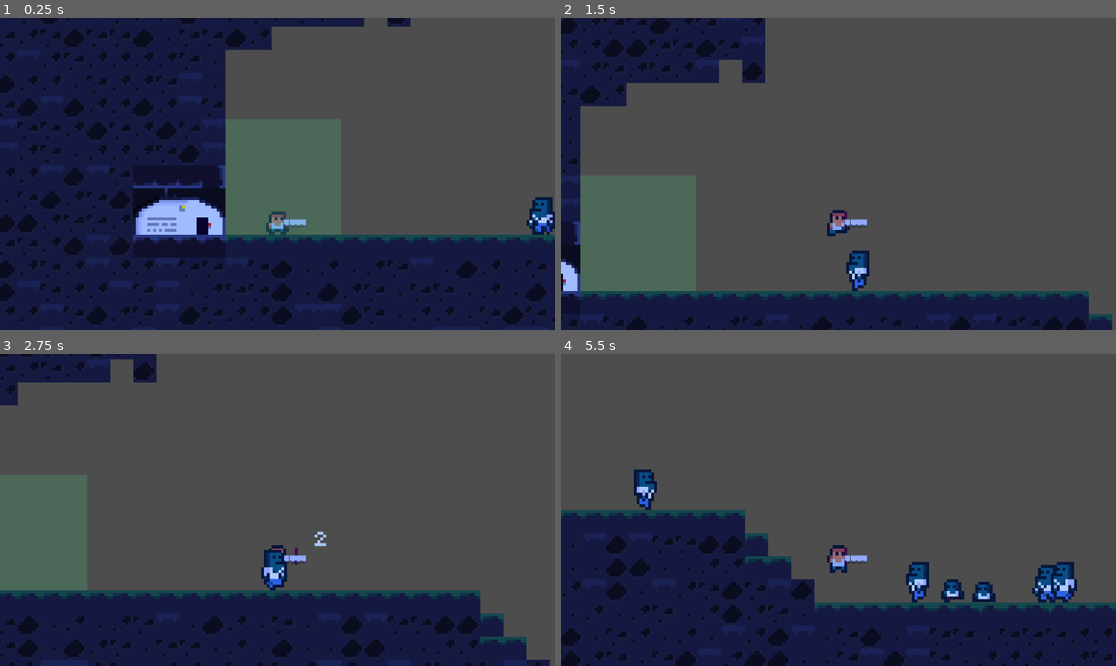
Above: before the commit, frames 1-4 (two rows, left to right).
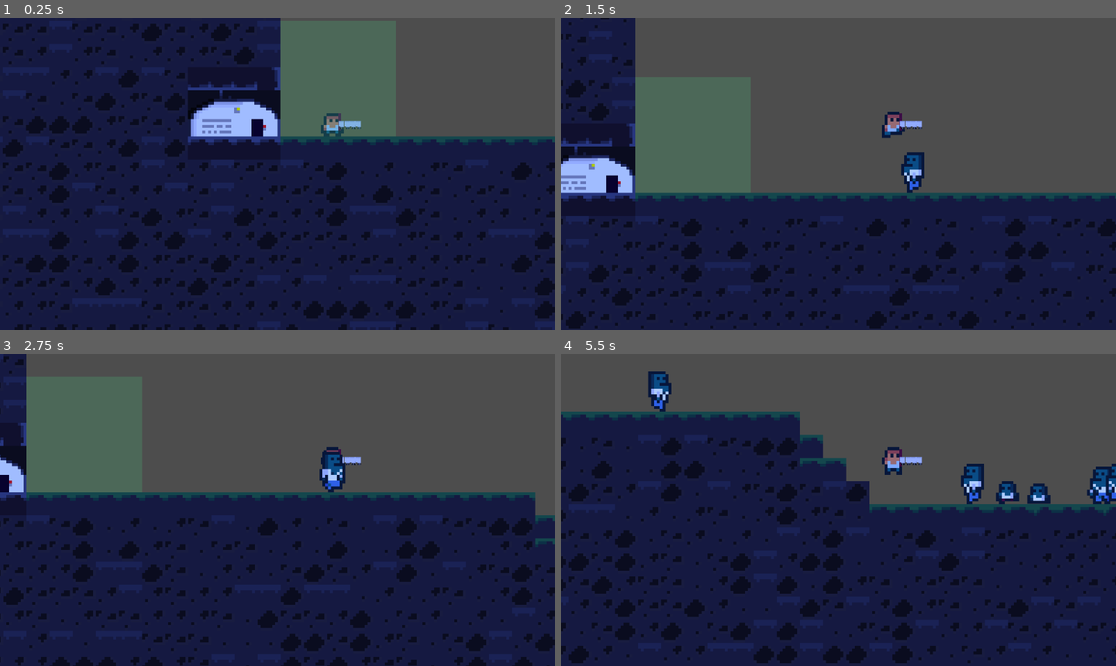
Above: after the commit, the same moments.

Repository: OllieBlomfield/zombie_game
Game: Godot game, scene res://scenes/levels/level_1.tscn
The game is run twice, just before and just after one commit, with the same random seed, the same clock (stepped at 60 frames per second) and the same inputs. The engine's default icon, where the game draws it, is replaced by a stand-in: a white triangle on a blue panel in a dark square.
Inputs:
- Up to frame 1 (0.25 s): no input
- Up to frame 2 (1.5 s): hold M (attack) 0.53-1.28 s; hold D (right) from 0.53 s (still down); tap Space (jump) at 0.77, 0.8, 1.07, 1.35 s
- Up to frame 3 (2.75 s): tap Space (jump) at 1.52, 1.82, 2.3 s; tap M (attack) at 1.55 s; release D (right) at 2.03 s; hold A (left) from 2.03 s (still down); hold M (attack) from 2.03 s (still down)
- Up to frame 4 (5.5 s): release A (left) at 2.78 s; release M (attack) at 2.78 s; hold D (right) 2.78-4.28 s; tap M (attack) at 2.85, 4.35 s; tap Space (jump) at 3.02, 3.32, 4.52, 4.82, 5.3 s; hold Space (jump) 3.53-4.28 s; hold A (left) 4.28-5.03 s; hold D (right) from 5.03 s (still down); hold M (attack) from 5.03 s (still down)

The runs differ from the first frame. In frame 1, 46% of the frame differs, in the area x 0-100%, y 0-100%; in frame 2, 51%; in frame 3, 49%; in frame 4, 44%.

Commit message:
Joystick Shooting

Diff:
--- a/project.godot
+++ b/project.godot
@@ -33,39 +33,47 @@
 "deadzone": 0.2,
 "events": [Object(InputEventKey,"resource_local_to_scene":false,"resource_name":"","device":-1,"window_id":0,"alt_press …(191 unchanged characters)…
 , Object(InputEventKey,"resource_local_to_scene":false,"resource_name":"","device":-1,"window_id":0,"alt_pressed":false …(186 unchanged characters)…
+, Object(InputEventJoypadMotion,"resource_local_to_scene":false,"resource_name":"","device":-1,"axis":0,"axis_value":-1.0,"script":null)
 ]
 }
 right={
 "deadzone": 0.2,
 "events": [Object(InputEventKey,"resource_local_to_scene":false,"resource_name":"","device":-1,"window_id":0,"alt_press …(192 unchanged characters)…
 , Object(InputEventKey,"resource_local_to_scene":false,"resource_name":"","device":-1,"window_id":0,"alt_pressed":false …(186 unchanged characters)…
+, Object(InputEventJoypadMotion,"resource_local_to_scene":false,"resource_name":"","device":-1,"axis":0,"axis_value":1.0,"script":null)
 ]
 }
 down={
 "deadzone": 0.2,
 "events": [Object(InputEventKey,"resource_local_to_scene":false,"resource_name":"","device":-1,"window_id":0,"alt_press …(192 unchanged characters)…
 , Object(InputEventKey,"resource_local_to_scene":false,"resource_name":"","device":-1,"window_id":0,"alt_pressed":false …(186 unchanged characters)…
+, Object(InputEventJoypadMotion,"resource_local_to_scene":false,"resource_name":"","device":-1,"axis":1,"axis_value":1.0,"script":null)
 ]
 }
 jump={
 "deadzone": 0.2,
 "events": [Object(InputEventKey,"resource_local_to_scene":false,"resource_name":"","device":-1,"window_id":0,"alt_press …(191 unchanged characters)…
+, Object(InputEventJoypadButton,"resource_local_to_scene":false,"resource_name":"","device":-1,"button_index":0,"pressure":0.0,"pressed":true,"script":null)
 ]
 }
 up={
 "deadzone": 0.2,
 "events": [Object(InputEventKey,"resource_local_to_scene":false,"resource_name":"","device":-1,"window_id":0,"alt_press …(192 unchanged characters)…
 , Object(InputEventKey,"resource_local_to_scene":false,"resource_name":"","device":-1,"window_id":0,"alt_pressed":false …(186 unchanged characters)…
+, Object(InputEventJoypadMotion,"resource_local_to_scene":false,"resource_name":"","device":-1,"axis":1,"axis_value":-1.0,"script":null)
 ]
 }
 attack={
 "deadzone": 0.2,
 "events": [Object(InputEventKey,"resource_local_to_scene":false,"resource_name":"","device":-1,"window_id":0,"alt_press …(192 unchanged characters)…
+, Object(InputEventJoypadButton,"resource_local_to_scene":false,"resource_name":"","device":-1,"button_index":2,"pressure":0.0,"pressed":true,"script":null)
+, Object(InputEventJoypadMotion,"resource_local_to_scene":false,"resource_name":"","device":-1,"axis":5,"axis_value":1.0,"script":null)
 ]
 }
 debug={
 "deadzone": 0.2,
 "events": [Object(InputEventKey,"resource_local_to_scene":false,"resource_name":"","device":-1,"window_id":0,"alt_press …(192 unchanged characters)…
+, Object(InputEventJoypadButton,"resource_local_to_scene":false,"resource_name":"","device":-1,"button_index":9,"pressure":0.0,"pressed":true,"script":null)
 ]
 }
 
--- a/scenes/levels/level_1.tscn
+++ b/scenes/levels/level_1.tscn
@@ -12521,6 +12521,7 @@
 physics_layer_0/collision_layer = 4
 physics_layer_0/collision_mask = 0
 physics_layer_1/collision_layer = 4
+physics_layer_1/collision_mask = 0
 sources/1 = SubResource("TileSetAtlasSource_x42e6")
 
 [node name="Level1" type="Node2D" unique_id=97609563]
--- a/scenes/objects/player.tscn
+++ b/scenes/objects/player.tscn
@@ -49,7 +49,7 @@
 
 [node name="Combat" type="Node" parent="." unique_id=1924109106 node_paths=PackedStringArray("current_weapon")]
 script = ExtResource("5_ksjmp")
-current_weapon = NodePath("../MeleWeapon")
+current_weapon = NodePath("../RangedWeapon")
 metadata/_custom_type_script = "uid://1kgpo4ysg2r4"
 
 [node name="MeleWeapon" parent="." unique_id=1078517139 instance=ExtResource("6_2rlf8")]
--- a/scenes/weapons/ranged_weapon.tscn
+++ b/scenes/weapons/ranged_weapon.tscn
@@ -29,3 +29,4 @@
 position = Vector2(4, -1)
 
 [node name="CooldownTimer" type="Timer" parent="." unique_id=1985008729]
+wait_time = 0.75
--- a/scripts/objects/player.gd
+++ b/scripts/objects/player.gd
@@ -62,7 +62,7 @@
 
 	_handle_jump(delta)
 
-	_handle_camera_change(delta)
+	#_handle_camera_change(delta)
 
 	var direction := Input.get_axis("left", "right")
 	_handle_horizontal_velocity(delta,direction)
@@ -141,21 +141,21 @@
 		GravityType.SLOW:
 			current_gravity = SLOW_GRAVITY
 
-func _handle_camera_change(delta: float):
-	if Input.is_action_pressed("down"):
-		crouch_time += delta
-		if crouch_time > CROUCH_CAM_CHANGE_TIME:
-			camera.position = DOWN_CAM_POSITION
-	else:
-		crouch_time = 0
-		if Input.is_action_pressed("up"):
-			look_up_time += delta
-		else:
-			look_up_time = 0
-		if look_up_time > LOOK_UP_CAM_CHANGE_TIME:
-			camera.position = UP_CAM_POSITION
-		else:
-			camera.position = DEFAULT_CAM_POSITION
+#func _handle_camera_change(delta: float):
+#	if Input.is_action_pressed("down"):
+#		crouch_time += delta
+#		if crouch_time > CROUCH_CAM_CHANGE_TIME:
+#			camera.position = DOWN_CAM_POSITION
+#	else:
+#		crouch_time = 0
+#		if Input.is_action_pressed("up"):
+#			look_up_time += delta
+#		else:
+#			look_up_time = 0
+#		if look_up_time > LOOK_UP_CAM_CHANGE_TIME:
+#			camera.position = UP_CAM_POSITION
+#		else:
+#			camera.position = DEFAULT_CAM_POSITION
 
 func _attack_finished():
 	attacking = false
--- a/scripts/weapons/ranged_weapon.gd
+++ b/scripts/weapons/ranged_weapon.gd
@@ -9,14 +9,25 @@
 @export var cooldown_time: float = 0.5
 @onready var cooldown_timer: Timer = $CooldownTimer
 
+var deadzone: float = 0.2
+var roatation_speed: float = 5.0
+var target_angle: float
+
 var is_on_cooldown = false
 
 func _ready() -> void:
 	cooldown_timer.timeout.connect(_on_timeout)
 
+func _process(delta: float) -> void:
+	var input_vec: Vector2 = Vector2(
+		Input.get_joy_axis(0, JOY_AXIS_LEFT_X),
+		Input.get_joy_axis(0, JOY_AXIS_LEFT_Y)
+	)
 func perform_attack(facing_direction: int) -> void: #call pefrom_attack or execute_attack to imply something active is happening
 	if is_on_cooldown:
 		return
+
+
 
 	var bullet = bullet_scene.instantiate()
 
@@ -26,12 +37,17 @@
 
 	var spread := deg_to_rad(5)
 
+	var input_vec: Vector2 = Vector2(
+		Input.get_joy_axis(0, JOY_AXIS_RIGHT_X),
+		Input.get_joy_axis(0, JOY_AXIS_RIGHT_Y)
+	)
+
 	var dir := Vector2(facing_direction, 0)
-	dir.y += randf_range(-spread, spread)
+	input_vec.y += randf_range(-spread, spread)
 
-	dir = dir.normalized()
+	input_vec = input_vec.normalized()
 
-	bullet.velocity = dir * bullet_speed
+	bullet.velocity = input_vec * bullet_speed
 
 	is_on_cooldown = true
 	cooldown_timer.start(cooldown_time)
